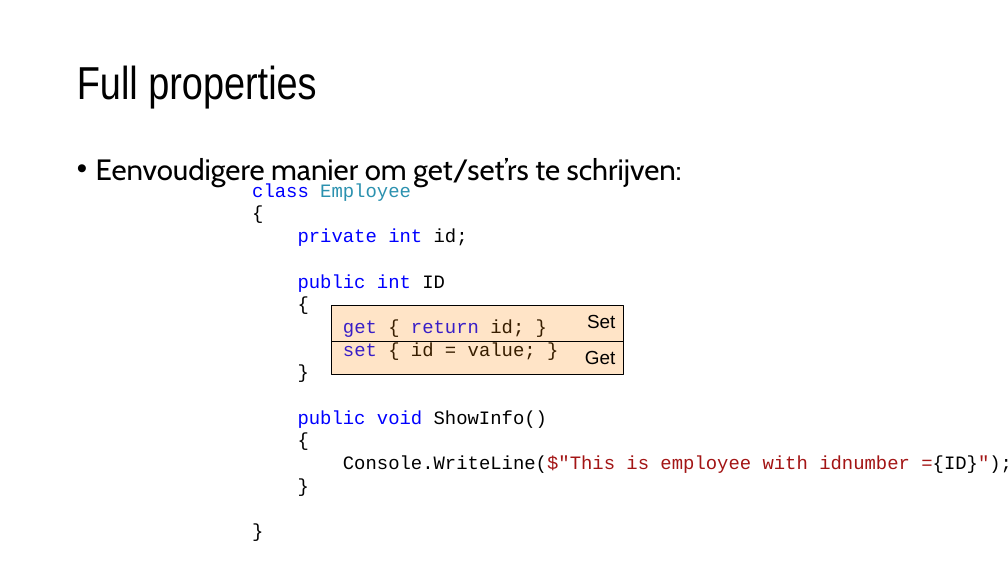
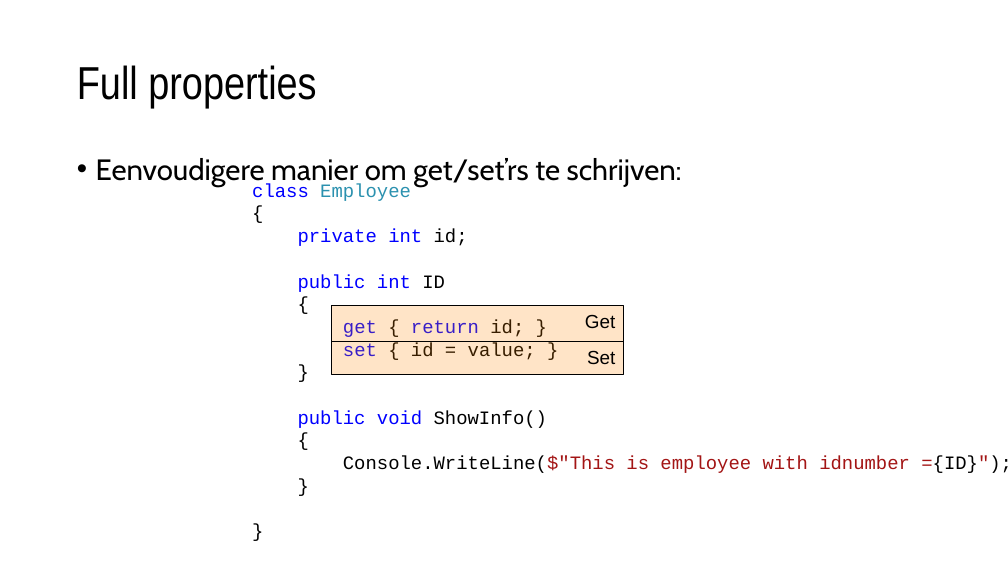
Before and after one commit to timdams/csharpbook, a slide deck: slide 9 of _SLIDES/2020_DEEL2/H1-OOP/les4_properties.pptx. Drawn at 1008x567 pixels with LibreOffice and Linux fonts; fonts in the diff are those of the drawing; background and template pictures are left out. Boxes give left, top, right and bottom in pixels: in the first picture for what was removed or moved away, otherwise in the second. Text is boxed around its words. In the diff, an @@ line names an element or a change of style, - is before the commit and + after.

```diff
--- a/_SLIDES/2020_DEEL2/H1-OOP/les4_properties.pptx
+++ b/_SLIDES/2020_DEEL2/H1-OOP/les4_properties.pptx
@@ rectangle "Get": place and size @@
-rectangle "Get" at [332,342,623,375]
+rectangle "Get" at [332,306,623,341]
@@ rectangle "Set": place and size @@
-rectangle "Set" at [332,306,623,341]
+rectangle "Set" at [332,342,623,375]
```
Also in this commit, not shown: 14 other slides changed, 3 other files.
